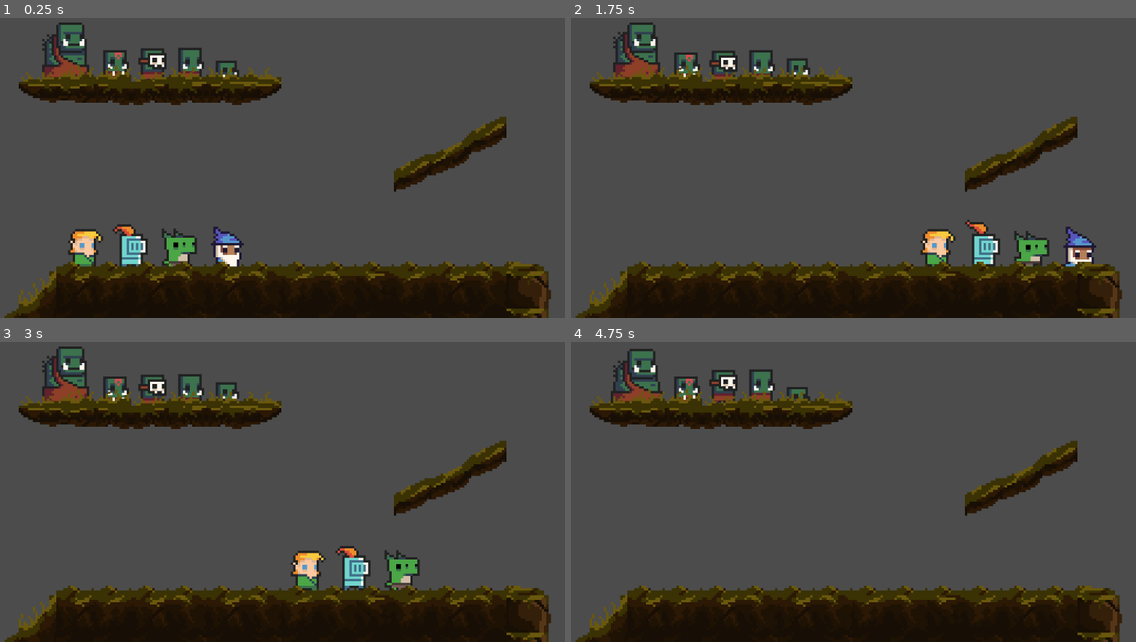
Above: before the commit, frames 1-4 (two rows, left to right).
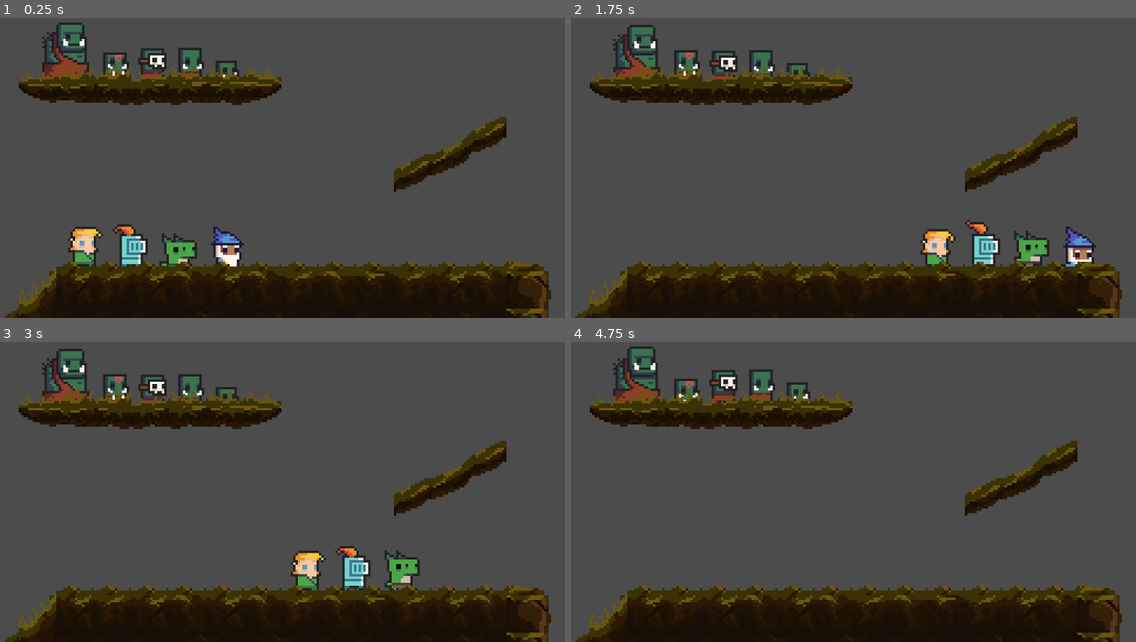
Above: after the commit, the same moments.

Repository: giordanorn/tfgoe
Game: Godot game, scene res://Levels/Test.tscn
The game is run twice, just before and just after one commit, with the same random seed, the same clock (stepped at 60 frames per second) and the same inputs.
Inputs:
- Up to frame 1 (0.25 s): no input
- Up to frame 2 (1.75 s): tap Enter (ui_accept) at 0.5, 0.77, 1.52 s; hold Right (ui_right) from 0.53 s (still down)
- Up to frame 3 (3 s): release Right (ui_right) at 2.03 s; hold Left (ui_left) 2.03-2.78 s; hold Right (ui_right) from 2.78 s (still down)
- Up to frame 4 (4.75 s): tap Enter (ui_accept) at 3.02, 3.77, 4.52 s; release Right (ui_right) at 4.28 s; hold Left (ui_left) from 4.28 s (still down)

The runs differ from the first frame. In frame 1, 1.1% of the frame differs, in the area x 7-35%, y 4-83%; in frame 2, 0.9%; in frame 3, 0.9%; in frame 4, 1.0%.

Commit message:
Grupos adicionados a todos os personagens
Com os seguintes tipos: character, player, enemy, orc, undead, demon, batedor, tanker, xama, perseguidor, boss, lizard, wizard, knight, elf.

Diff:
--- a/Objects/Foes/Demons/DemonBatedor.tscn
+++ b/Objects/Foes/Demons/DemonBatedor.tscn
@@ -28,6 +28,9 @@
 } ]
 
 [node name="DemonBatedor" type="KinematicBody2D" groups=[
+"character",
+"batedor",
+"demon",
 "enemy",
 ]]
 script = ExtResource( 1 )
@@ -38,6 +41,6 @@
 [node name="AnimatedSprite" type="AnimatedSprite" parent="."]
 frames = SubResource( 2 )
 animation = "run"
-frame = 1
+frame = 3
 playing = true
 offset = Vector2( 0, -2 )
--- a/Objects/Foes/Demons/DemonBoss.tscn
+++ b/Objects/Foes/Demons/DemonBoss.tscn
@@ -28,6 +28,9 @@
 } ]
 
 [node name="DemonBoss" type="KinematicBody2D" groups=[
+"character",
+"demon",
+"boss",
 "enemy",
 ]]
 script = ExtResource( 1 )
--- a/Objects/Foes/Demons/DemonPerseguidor.tscn
+++ b/Objects/Foes/Demons/DemonPerseguidor.tscn
@@ -28,6 +28,9 @@
 } ]
 
 [node name="DemonPerseguidor" type="KinematicBody2D" groups=[
+"character",
+"demon",
+"perseguidor",
 "enemy",
 ]]
 script = ExtResource( 1 )
@@ -38,6 +41,6 @@
 [node name="AnimatedSprite" type="AnimatedSprite" parent="."]
 frames = SubResource( 2 )
 animation = "run"
-frame = 2
+frame = 3
 playing = true
 offset = Vector2( 0, -2 )
--- a/Objects/Foes/Demons/DemonTanker.tscn
+++ b/Objects/Foes/Demons/DemonTanker.tscn
@@ -28,6 +28,9 @@
 } ]
 
 [node name="DemonTanker" type="KinematicBody2D" groups=[
+"character",
+"tanker",
+"demon",
 "enemy",
 ]]
 script = ExtResource( 1 )
@@ -38,5 +41,6 @@
 [node name="AnimatedSprite" type="AnimatedSprite" parent="."]
 frames = SubResource( 2 )
 animation = "run"
+frame = 2
 playing = true
 offset = Vector2( 0, -2 )
--- a/Objects/Foes/Demons/DemonXama.tscn
+++ b/Objects/Foes/Demons/DemonXama.tscn
@@ -28,6 +28,9 @@
 } ]
 
 [node name="DemonXama" type="KinematicBody2D" groups=[
+"character",
+"xama",
+"demon",
 "enemy",
 ]]
 script = ExtResource( 1 )
@@ -38,6 +41,6 @@
 [node name="AnimatedSprite" type="AnimatedSprite" parent="."]
 frames = SubResource( 2 )
 animation = "run"
-frame = 1
+frame = 3
 playing = true
 offset = Vector2( 0, -2 )
--- a/Objects/Foes/Orcs/OrcBatedor.tscn
+++ b/Objects/Foes/Orcs/OrcBatedor.tscn
@@ -28,6 +28,9 @@
 } ]
 
 [node name="OrcBatedor" type="KinematicBody2D" groups=[
+"character",
+"orc",
+"batedor",
 "enemy",
 ]]
 script = ExtResource( 1 )
--- a/Objects/Foes/Orcs/OrcBoss.tscn
+++ b/Objects/Foes/Orcs/OrcBoss.tscn
@@ -28,7 +28,10 @@
 } ]
 
 [node name="OrcBoss" type="KinematicBody2D" groups=[
+"character",
 "enemy",
+"orc",
+"boss",
 ]]
 script = ExtResource( 1 )
 
@@ -38,6 +41,6 @@
 [node name="AnimatedSprite" type="AnimatedSprite" parent="."]
 frames = SubResource( 2 )
 animation = "idle"
-frame = 3
+frame = 2
 playing = true
 offset = Vector2( 0, -2 )
--- a/Objects/Foes/Orcs/OrcPerseguidor.tscn
+++ b/Objects/Foes/Orcs/OrcPerseguidor.tscn
@@ -27,6 +27,9 @@
 } ]
 
 [node name="OrcPerseguidor" type="KinematicBody2D" groups=[
+"character",
+"orc",
+"perseguidor",
 "enemy",
 ]]
 script = ExtResource( 1 )
@@ -37,6 +40,6 @@
 [node name="AnimatedSprite" type="AnimatedSprite" parent="."]
 frames = SubResource( 2 )
 animation = "idle"
-frame = 3
+frame = 1
 playing = true
 offset = Vector2( 0, -3 )
--- a/Objects/Foes/Orcs/OrcTanker.tscn
+++ b/Objects/Foes/Orcs/OrcTanker.tscn
@@ -28,6 +28,9 @@
 } ]
 
 [node name="OrcTanker" type="KinematicBody2D" groups=[
+"character",
+"orc",
+"tanker",
 "enemy",
 ]]
 script = ExtResource( 1 )
--- a/Objects/Foes/Orcs/OrcXama.tscn
+++ b/Objects/Foes/Orcs/OrcXama.tscn
@@ -28,7 +28,10 @@
 } ]
 
 [node name="OrcXama" type="KinematicBody2D" groups=[
+"character",
 "enemy",
+"orc",
+"xama",
 ]]
 script = ExtResource( 1 )
 
@@ -38,6 +41,6 @@
 [node name="AnimatedSprite" type="AnimatedSprite" parent="."]
 frames = SubResource( 2 )
 animation = "idle"
-frame = 2
+frame = 3
 playing = true
 offset = Vector2( 0, -1 )
--- a/Objects/Foes/Undeads/UndeadBatedor.tscn
+++ b/Objects/Foes/Undeads/UndeadBatedor.tscn
@@ -27,7 +27,12 @@
 "speed": 10.0
 } ]
 
-[node name="UndeadBatedor" type="KinematicBody2D"]
+[node name="UndeadBatedor" type="KinematicBody2D" groups=[
+"character",
+"batedor",
+"undead",
+"enemy",
+]]
 script = ExtResource( 1 )
 
 [node name="CollisionShape2D" type="CollisionShape2D" parent="."]
@@ -36,5 +41,6 @@
 [node name="AnimatedSprite" type="AnimatedSprite" parent="."]
 frames = SubResource( 2 )
 animation = "run"
+frame = 3
 playing = true
 offset = Vector2( 0, -2 )
--- a/Objects/Foes/Undeads/UndeadBoss.tscn
+++ b/Objects/Foes/Undeads/UndeadBoss.tscn
@@ -27,7 +27,12 @@
 "speed": 10.0
 } ]
 
-[node name="UndeadBoss" type="KinematicBody2D"]
+[node name="UndeadBoss" type="KinematicBody2D" groups=[
+"character",
+"undead",
+"boss",
+"enemy",
+]]
 script = ExtResource( 1 )
 
 [node name="CollisionShape2D" type="CollisionShape2D" parent="."]
--- a/Objects/Foes/Undeads/UndeadPerseguidor.tscn
+++ b/Objects/Foes/Undeads/UndeadPerseguidor.tscn
@@ -27,7 +27,12 @@
 "speed": 10.0
 } ]
 
-[node name="UndeadPerseguidor" type="KinematicBody2D"]
+[node name="UndeadPerseguidor" type="KinematicBody2D" groups=[
+"character",
+"perseguidor",
+"undead",
+"enemy",
+]]
 script = ExtResource( 1 )
 
 [node name="CollisionShape2D" type="CollisionShape2D" parent="."]
--- a/Objects/Foes/Undeads/UndeadTanker.tscn
+++ b/Objects/Foes/Undeads/UndeadTanker.tscn
@@ -27,7 +27,12 @@
 "speed": 10.0
 } ]
 
-[node name="UndeadTanker" type="KinematicBody2D"]
+[node name="UndeadTanker" type="KinematicBody2D" groups=[
+"character",
+"undead",
+"tanker",
+"enemy",
+]]
 script = ExtResource( 1 )
 
 [node name="CollisionShape2D" type="CollisionShape2D" parent="."]
--- a/Objects/Foes/Undeads/UndeadXama.tscn
+++ b/Objects/Foes/Undeads/UndeadXama.tscn
@@ -27,7 +27,12 @@
 "speed": 10.0
 } ]
 
-[node name="UndeadXama" type="KinematicBody2D"]
+[node name="UndeadXama" type="KinematicBody2D" groups=[
+"character",
+"undead",
+"xama",
+"enemy",
+]]
 script = ExtResource( 1 )
 
 [node name="CollisionShape2D" type="CollisionShape2D" parent="."]
@@ -36,6 +41,5 @@
 [node name="AnimatedSprite" type="AnimatedSprite" parent="."]
 frames = SubResource( 2 )
 animation = "run"
-frame = 1
 playing = true
 offset = Vector2( 0, -2 )
--- a/Objects/Players/Elf.tscn
+++ b/Objects/Players/Elf.tscn
@@ -5,11 +5,11 @@
 [ext_resource path="res://Sprites/Characters/Bodies/elf_m_idle_anim_f1.png" type="Texture" id=3]
 [ext_resource path="res://Sprites/Characters/Bodies/elf_m_idle_anim_f2.png" type="Texture" id=4]
 [ext_resource path="res://Sprites/Characters/Bodies/elf_m_idle_anim_f3.png" type="Texture" id=5]
-[ext_resource path="res://Sprites/Characters/Bodies/elf_m_run_anim_f0.png" type="Texture" id=6]
-[ext_resource path="res://Sprites/Characters/Bodies/elf_m_run_anim_f1.png" type="Texture" id=7]
-[ext_resource path="res://Sprites/Characters/Bodies/elf_m_run_anim_f2.png" type="Texture" id=8]
-[ext_resource path="res://Sprites/Characters/Bodies/elf_m_run_anim_f3.png" type="Texture" id=9]
-[ext_resource path="res://Sprites/Characters/Bodies/elf_m_hit_anim_f0.png" type="Texture" id=10]
+[ext_resource path="res://Sprites/Characters/Bodies/elf_m_hit_anim_f0.png" type="Texture" id=6]
+[ext_resource path="res://Sprites/Characters/Bodies/elf_m_run_anim_f0.png" type="Texture" id=7]
+[ext_resource path="res://Sprites/Characters/Bodies/elf_m_run_anim_f1.png" type="Texture" id=8]
+[ext_resource path="res://Sprites/Characters/Bodies/elf_m_run_anim_f2.png" type="Texture" id=9]
+[ext_resource path="res://Sprites/Characters/Bodies/elf_m_run_anim_f3.png" type="Texture" id=10]
 [ext_resource path="res://Utils/KeyboardMovement.tscn" type="PackedScene" id=11]
 [ext_resource path="res://Utils/FrontAttack.tscn" type="PackedScene" id=12]
 
@@ -24,18 +24,22 @@
 "name": "idle",
 "speed": 10.0
 }, {
-"frames": [ ExtResource( 6 ), ExtResource( 7 ), ExtResource( 8 ), ExtResource( 9 ) ],
+"frames": [ ExtResource( 6 ), ExtResource( 6 ), ExtResource( 6 ), ExtResource( 6 ) ],
+"loop": true,
+"name": "hit",
+"speed": 10.0
+}, {
+"frames": [ ExtResource( 7 ), ExtResource( 8 ), ExtResource( 9 ), ExtResource( 10 ) ],
 "loop": true,
 "name": "run",
 "speed": 10.0
-}, {
-"frames": [ ExtResource( 10 ), ExtResource( 10 ), ExtResource( 10 ), ExtResource( 10 ) ],
-"loop": true,
-"name": "hit",
-"speed": 10.0
 } ]
 
-[node name="Elf" type="KinematicBody2D"]
+[node name="Elf" type="KinematicBody2D" groups=[
+"character",
+"player",
+"elf",
+]]
 script = ExtResource( 1 )
 
 [node name="CollisionShape2D" type="CollisionShape2D" parent="."]
@@ -45,7 +49,7 @@
 position = Vector2( 0, -4 )
 frames = SubResource( 2 )
 animation = "idle"
-frame = 1
+frame = 2
 playing = true
 
 [node name="Movement" parent="." instance=ExtResource( 11 )]
--- a/Objects/Players/Knight.tscn
+++ b/Objects/Players/Knight.tscn
@@ -5,11 +5,11 @@
 [ext_resource path="res://Sprites/Characters/Bodies/knight_m_idle_anim_f1.png" type="Texture" id=3]
 [ext_resource path="res://Sprites/Characters/Bodies/knight_m_idle_anim_f2.png" type="Texture" id=4]
 [ext_resource path="res://Sprites/Characters/Bodies/knight_m_idle_anim_f3.png" type="Texture" id=5]
-[ext_resource path="res://Sprites/Characters/Bodies/knight_m_run_anim_f0.png" type="Texture" id=6]
-[ext_resource path="res://Sprites/Characters/Bodies/knight_m_run_anim_f1.png" type="Texture" id=7]
-[ext_resource path="res://Sprites/Characters/Bodies/knight_m_run_anim_f2.png" type="Texture" id=8]
-[ext_resource path="res://Sprites/Characters/Bodies/knight_m_run_anim_f3.png" type="Texture" id=9]
-[ext_resource path="res://Sprites/Characters/Bodies/knight_m_hit_anim_f0.png" type="Texture" id=10]
+[ext_resource path="res://Sprites/Characters/Bodies/knight_m_hit_anim_f0.png" type="Texture" id=6]
+[ext_resource path="res://Sprites/Characters/Bodies/knight_m_run_anim_f0.png" type="Texture" id=7]
+[ext_resource path="res://Sprites/Characters/Bodies/knight_m_run_anim_f1.png" type="Texture" id=8]
+[ext_resource path="res://Sprites/Characters/Bodies/knight_m_run_anim_f2.png" type="Texture" id=9]
+[ext_resource path="res://Sprites/Characters/Bodies/knight_m_run_anim_f3.png" type="Texture" id=10]
 [ext_resource path="res://Utils/KeyboardMovement.tscn" type="PackedScene" id=11]
 
 [sub_resource type="CapsuleShape2D" id=1]
@@ -23,19 +23,21 @@
 "name": "idle",
 "speed": 10.0
 }, {
-"frames": [ ExtResource( 6 ), ExtResource( 7 ), ExtResource( 8 ), ExtResource( 9 ) ],
+"frames": [ ExtResource( 6 ) ],
+"loop": true,
+"name": "hit",
+"speed": 10.0
+}, {
+"frames": [ ExtResource( 7 ), ExtResource( 8 ), ExtResource( 9 ), ExtResource( 10 ) ],
 "loop": true,
 "name": "run",
-"speed": 10.0
-}, {
-"frames": [ ExtResource( 10 ) ],
-"loop": true,
-"name": "hit",
 "speed": 10.0
 } ]
 
 [node name="Knight" type="KinematicBody2D" groups=[
+"character",
 "player",
+"knight",
 ]]
 script = ExtResource( 1 )
 
--- a/Objects/Players/Lizard.tscn
+++ b/Objects/Players/Lizard.tscn
@@ -5,11 +5,11 @@
 [ext_resource path="res://Sprites/Characters/Bodies/lizard_m_idle_anim_f1.png" type="Texture" id=3]
 [ext_resource path="res://Sprites/Characters/Bodies/lizard_m_idle_anim_f2.png" type="Texture" id=4]
 [ext_resource path="res://Sprites/Characters/Bodies/lizard_m_idle_anim_f3.png" type="Texture" id=5]
-[ext_resource path="res://Sprites/Characters/Bodies/lizard_m_run_anim_f0.png" type="Texture" id=6]
-[ext_resource path="res://Sprites/Characters/Bodies/lizard_m_run_anim_f1.png" type="Texture" id=7]
-[ext_resource path="res://Sprites/Characters/Bodies/lizard_m_run_anim_f2.png" type="Texture" id=8]
-[ext_resource path="res://Sprites/Characters/Bodies/lizard_m_run_anim_f3.png" type="Texture" id=9]
-[ext_resource path="res://Sprites/Characters/Bodies/lizard_m_hit_anim_f0.png" type="Texture" id=10]
+[ext_resource path="res://Sprites/Characters/Bodies/lizard_m_hit_anim_f0.png" type="Texture" id=6]
+[ext_resource path="res://Sprites/Characters/Bodies/lizard_m_run_anim_f0.png" type="Texture" id=7]
+[ext_resource path="res://Sprites/Characters/Bodies/lizard_m_run_anim_f1.png" type="Texture" id=8]
+[ext_resource path="res://Sprites/Characters/Bodies/lizard_m_run_anim_f2.png" type="Texture" id=9]
+[ext_resource path="res://Sprites/Characters/Bodies/lizard_m_run_anim_f3.png" type="Texture" id=10]
 [ext_resource path="res://Utils/KeyboardMovement.tscn" type="PackedScene" id=11]
 
 [sub_resource type="CapsuleShape2D" id=1]
@@ -23,19 +23,21 @@
 "name": "idle",
 "speed": 10.0
 }, {
-"frames": [ ExtResource( 6 ), ExtResource( 7 ), ExtResource( 8 ), ExtResource( 9 ) ],
+"frames": [ ExtResource( 6 ) ],
+"loop": true,
+"name": "hit",
+"speed": 10.0
+}, {
+"frames": [ ExtResource( 7 ), ExtResource( 8 ), ExtResource( 9 ), ExtResource( 10 ) ],
 "loop": true,
 "name": "run",
-"speed": 10.0
-}, {
-"frames": [ ExtResource( 10 ) ],
-"loop": true,
-"name": "hit",
 "speed": 10.0
 } ]
 
 [node name="Lizard" type="KinematicBody2D" groups=[
+"character",
 "player",
+"lizard",
 ]]
 script = ExtResource( 1 )
 
@@ -46,7 +48,6 @@
 position = Vector2( 0, -4 )
 frames = SubResource( 2 )
 animation = "idle"
-frame = 1
 playing = true
 
 [node name="Movement" parent="." instance=ExtResource( 11 )]
--- a/Objects/Players/Wizard.tscn
+++ b/Objects/Players/Wizard.tscn
@@ -5,11 +5,11 @@
 [ext_resource path="res://Sprites/Characters/Bodies/wizzard_m_idle_anim_f1.png" type="Texture" id=3]
 [ext_resource path="res://Sprites/Characters/Bodies/wizzard_m_idle_anim_f2.png" type="Texture" id=4]
 [ext_resource path="res://Sprites/Characters/Bodies/wizzard_m_idle_anim_f3.png" type="Texture" id=5]
-[ext_resource path="res://Sprites/Characters/Bodies/wizzard_m_run_anim_f0.png" type="Texture" id=6]
-[ext_resource path="res://Sprites/Characters/Bodies/wizzard_m_run_anim_f1.png" type="Texture" id=7]
-[ext_resource path="res://Sprites/Characters/Bodies/wizzard_m_run_anim_f2.png" type="Texture" id=8]
-[ext_resource path="res://Sprites/Characters/Bodies/wizzard_m_run_anim_f3.png" type="Texture" id=9]
-[ext_resource path="res://Sprites/Characters/Bodies/wizzard_m_hit_anim_f0.png" type="Texture" id=10]
+[ext_resource path="res://Sprites/Characters/Bodies/wizzard_m_hit_anim_f0.png" type="Texture" id=6]
+[ext_resource path="res://Sprites/Characters/Bodies/wizzard_m_run_anim_f0.png" type="Texture" id=7]
+[ext_resource path="res://Sprites/Characters/Bodies/wizzard_m_run_anim_f1.png" type="Texture" id=8]
+[ext_resource path="res://Sprites/Characters/Bodies/wizzard_m_run_anim_f2.png" type="Texture" id=9]
+[ext_resource path="res://Sprites/Characters/Bodies/wizzard_m_run_anim_f3.png" type="Texture" id=10]
 [ext_resource path="res://Utils/KeyboardMovement.tscn" type="PackedScene" id=11]
 
 [sub_resource type="CapsuleShape2D" id=1]
@@ -23,19 +23,21 @@
 "name": "idle",
 "speed": 10.0
 }, {
-"frames": [ ExtResource( 6 ), ExtResource( 7 ), ExtResource( 8 ), ExtResource( 9 ) ],
+"frames": [ ExtResource( 6 ) ],
+"loop": true,
+"name": "hit",
+"speed": 10.0
+}, {
+"frames": [ ExtResource( 7 ), ExtResource( 8 ), ExtResource( 9 ), ExtResource( 10 ) ],
 "loop": true,
 "name": "run",
-"speed": 10.0
-}, {
-"frames": [ ExtResource( 10 ) ],
-"loop": true,
-"name": "hit",
 "speed": 10.0
 } ]
 
 [node name="Wizard" type="KinematicBody2D" groups=[
+"character",
 "player",
+"wizard",
 ]]
 script = ExtResource( 1 )
 
